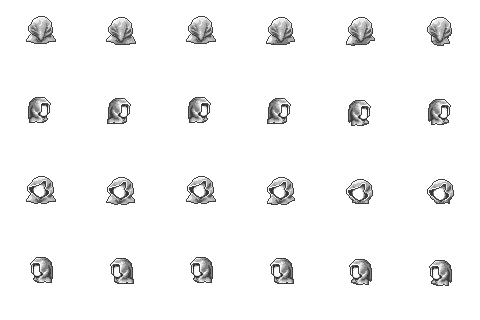
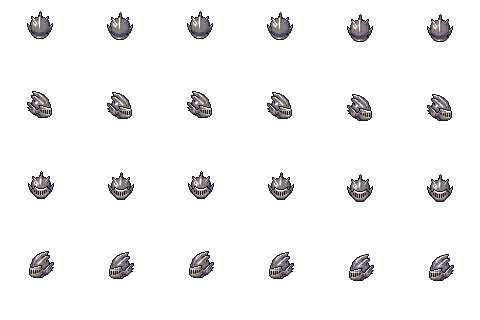
Layered file, before and after one edit (480 × 320). Changes by layer:
hid "hood" over [26, 16, 454, 286]
added layer "horned" above "armet" over [27, 11, 454, 281]
renamed "helmet plate" to "armet", showed it over [29, 15, 452, 281]
